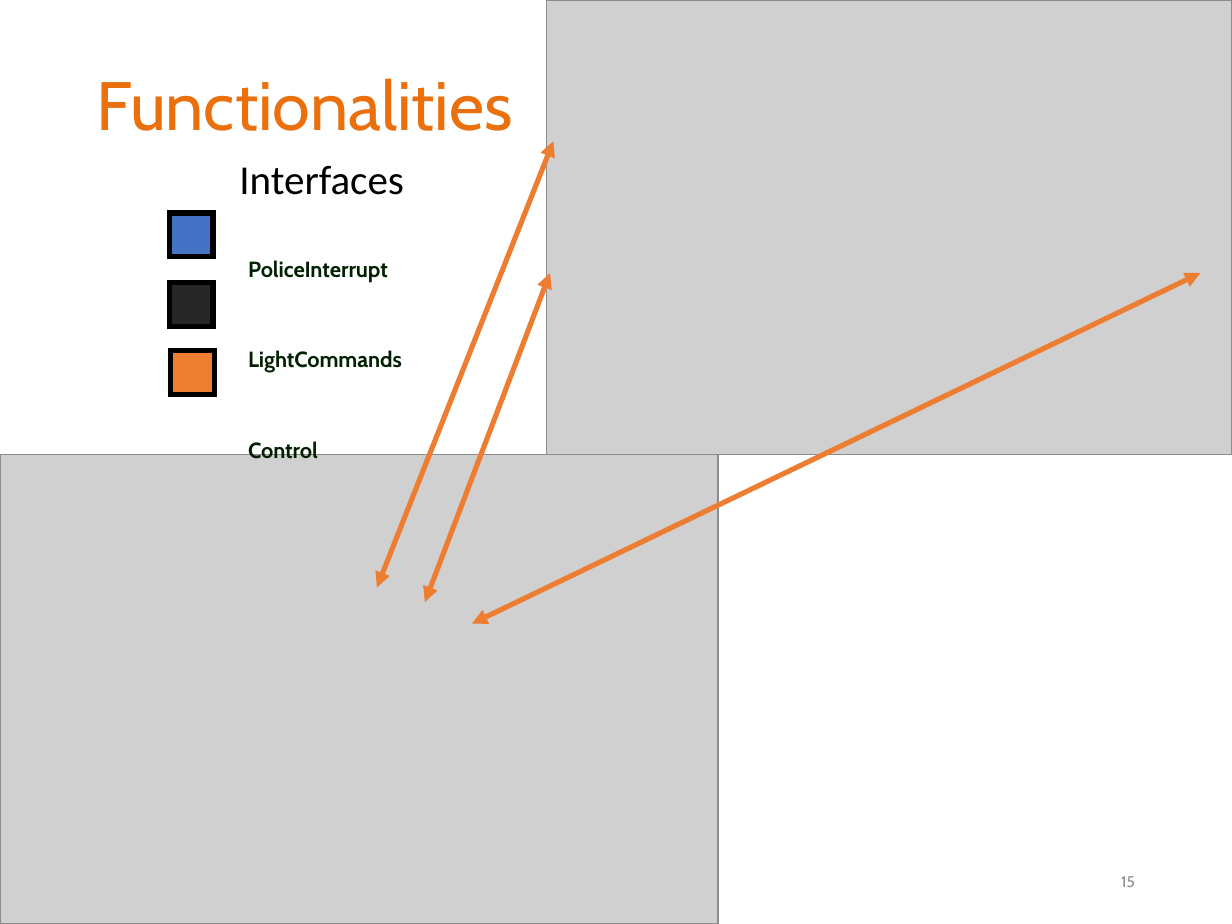
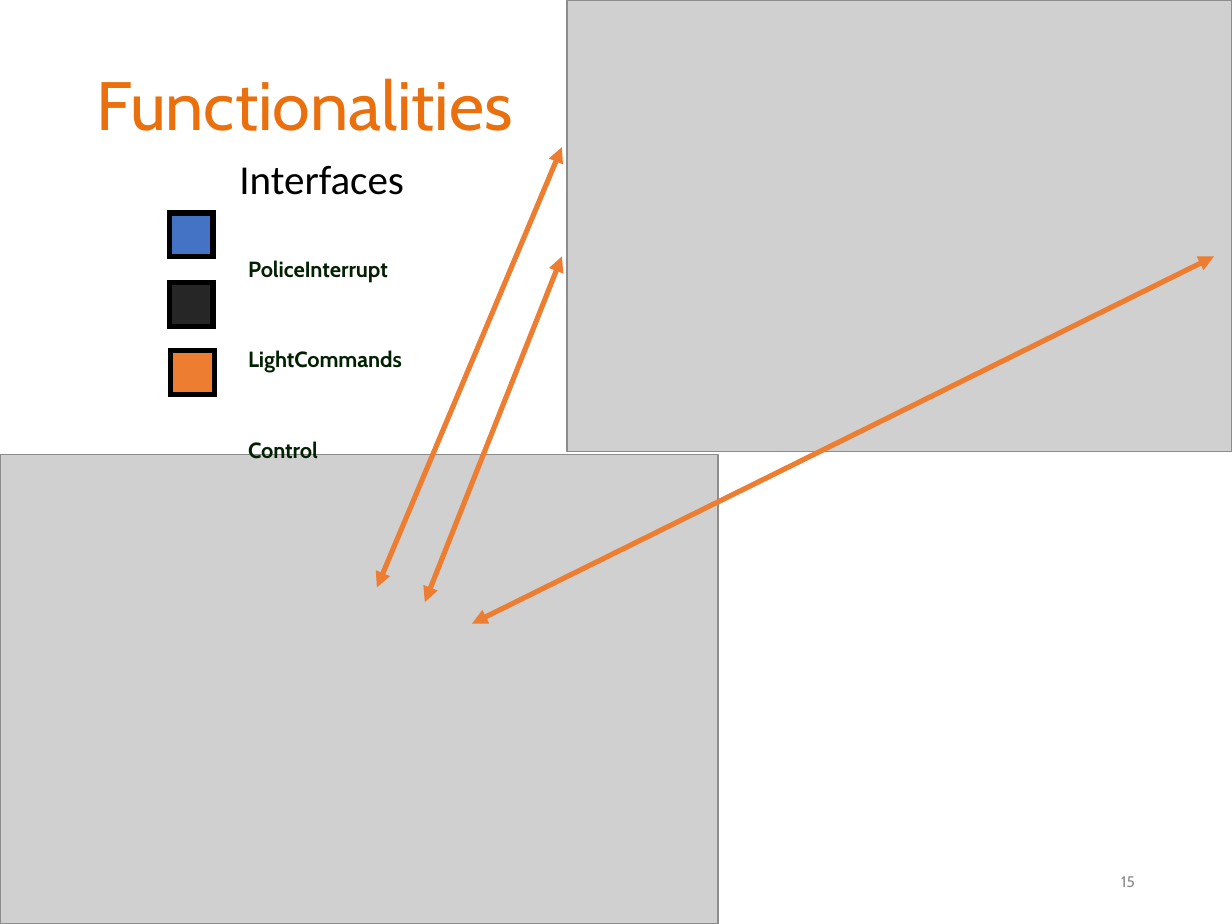
Before and after one commit to grbeni/minisymp2018, a slide deck: slide 15 of presentation/gb_mv_gamma.pptx. Drawn at 1232x924 pixels with LibreOffice and Linux fonts; fonts in the diff are those of the drawing; grey boxes stand for pictures; background and template pictures are left out. Boxes give left, top, right and bottom in pixels: in the first picture for what was removed or moved away, otherwise in the second. Text is boxed around its words. In the diff, an @@ line names an element or a change of style, - is before the commit and + after.

```diff
--- a/presentation/gb_mv_gamma.pptx
+++ b/presentation/gb_mv_gamma.pptx
@@ picture: place and size @@
-picture at (546, 0, 1232, 455)
+picture at (567, 1, 1232, 452)
@@ double arrow moved from (377, 588) - (553, 142) to (377, 588) - (562, 147) @@
@@ double arrow moved from (425, 602) - (549, 274) to (425, 602) - (562, 256) @@
@@ double arrow moved from (472, 623) - (1200, 274) to (472, 623) - (1214, 256) @@
```
Also in this commit, not shown: 3 other slides changed.
